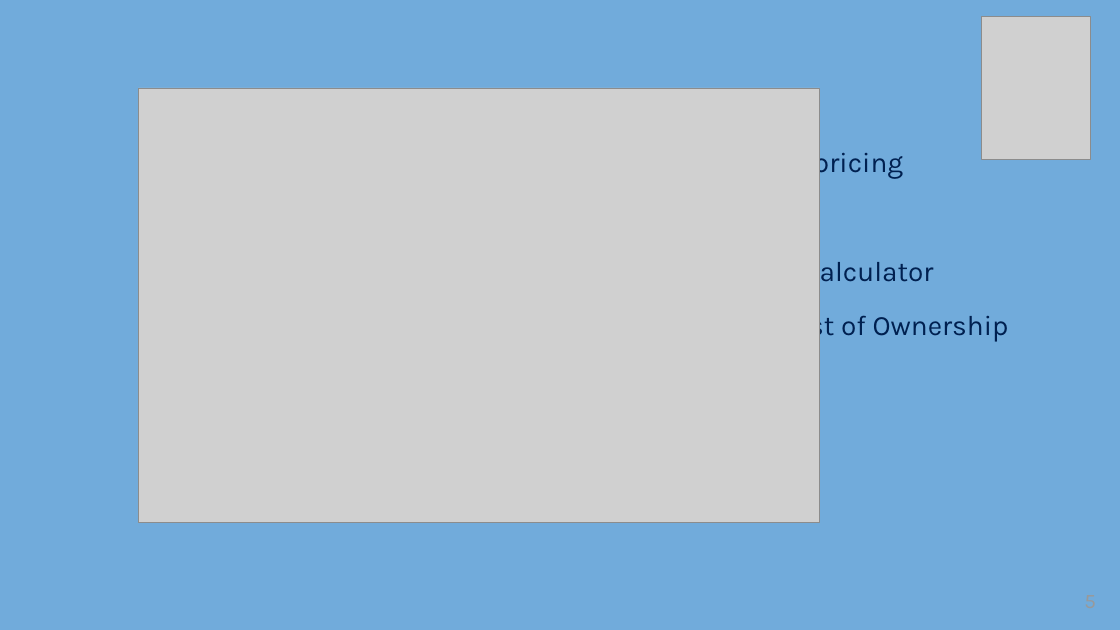
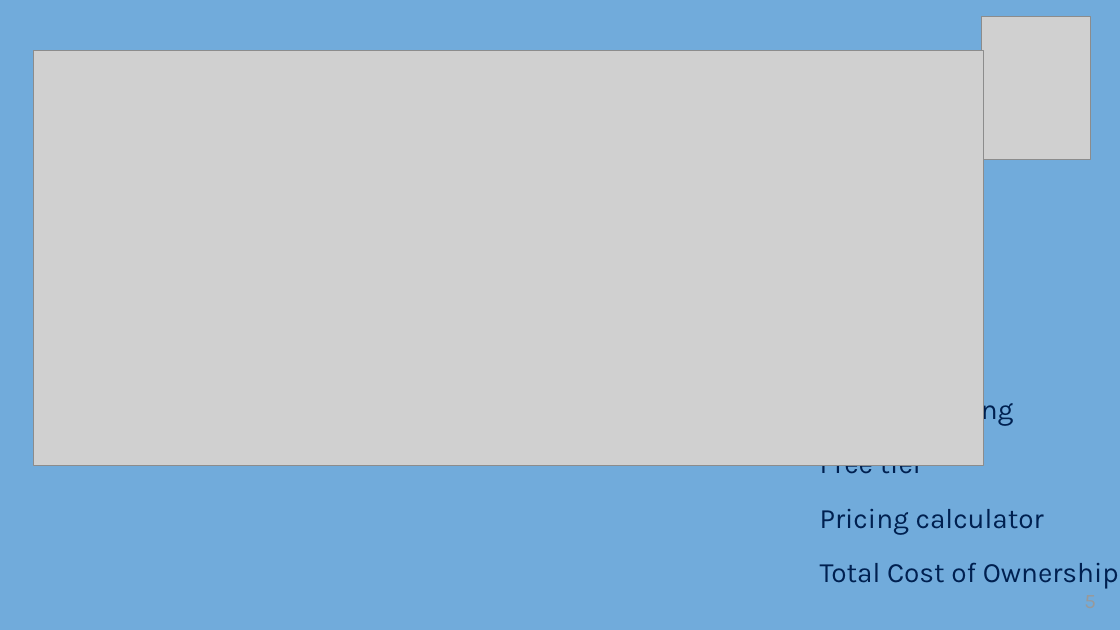
Before and after one commit to badcria2/tesis-colegio, a slide deck: slide 5 of documentos/entregables/Arquitectura-semana1.pptx. Drawn at 1120x630 pixels with LibreOffice and Linux fonts; fonts in the diff are those of the drawing; grey boxes stand for pictures; background and template pictures are left out. Boxes give left, top, right and bottom in pixels: in the first picture for what was removed or moved away, otherwise in the second. Text is boxed around its words. In the diff, an @@ line names an element or a change of style, - is before the commit and + after.

Commit message:
se modifica arquitectura

```diff
--- a/documentos/entregables/Arquitectura-semana1.pptx
+++ b/documentos/entregables/Arquitectura-semana1.pptx
@@ picture: place and size @@
-picture at <box>138,88,819,522</box>
+picture at <box>34,50,984,466</box>
@@ text "General pricing" rewrapped from <box>777,146,1009,343</box> to <box>820,393,1119,589</box> @@
```
